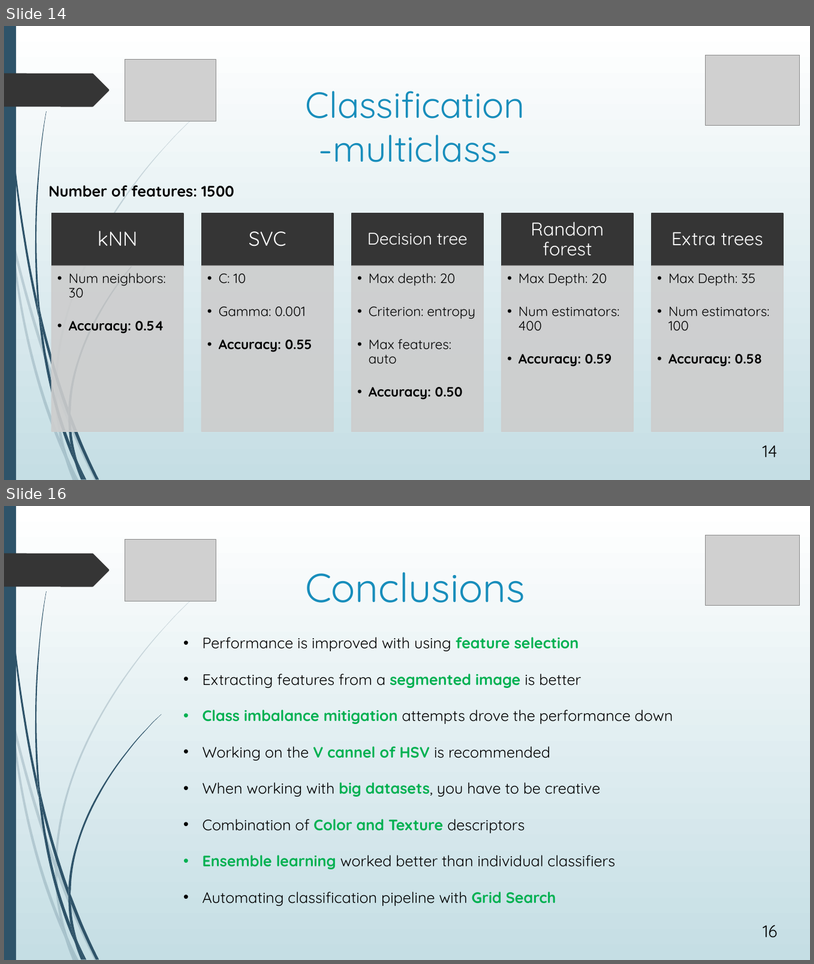
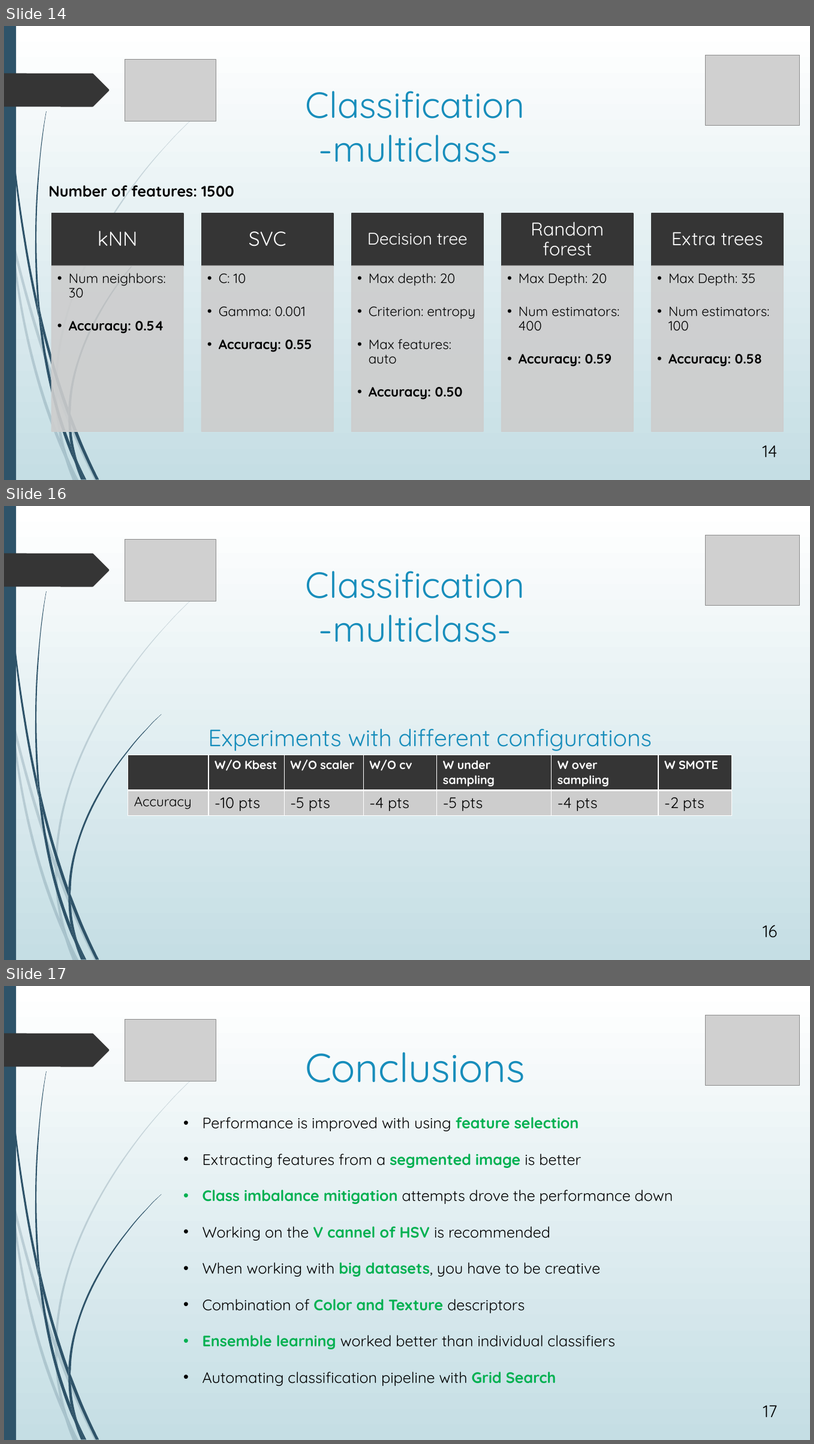
Before and after one commit to avasile96/CAD, a slide deck: Presentation_updated.pptx. Shown one above the other, each under a label of ours: slides 14 and 16 before the commit, slides 14, 16 and 17 after it; the slides between them are not shown. The pictures are 814x964 and 814x1444 pixels, drawn with LibreOffice and Linux fonts; fonts in the diff are those of the drawing; grey boxes stand for pictures. Boxes give left, top, right and bottom in pixels: in the first picture for what was removed or moved away, otherwise in the second. Text is boxed around its words. In the diff, an @@ line names an element or a change of style, - is before the commit and + after.

```diff
--- a/Presentation_updated.pptx
+++ b/Presentation_updated.pptx
@@ slide 16 added at (4, 506, 810, 960), background gradient #FFFFFF to #C5DEE5; not listed: 24 template elements that a slide beside it also shows @@
@@ picture added at (125, 539, 216, 601) @@
@@ picture added at (706, 535, 800, 606) @@
@@ title added at (306, 571, 525, 642), 43.2 pt, text #178DBB @@
+Classification
+-multiclass-
@@ text added at (208, 729, 652, 751), 28 pt, text #178DBB @@
+Experiments with different configurations
@@ table added at (128, 754, 732, 813), 2 rows, 7 columns @@
+ | W/O Kbest | W/O scaler | W/O cv | W under sampling | W over sampling | W SMOTE
+Accuracy | -10 pts | -5 pts | -4 pts | -5 pts | -4 pts | -2 pts
@@ page number added at (763, 925, 777, 937), 20 pt, text #000000 @@
+16
@@ what was slide 16 is now slide 17 @@
@@ page number at (764, 1405, 778, 1417): text changed @@
-16
+17
```
Also in this commit, not shown: 1 slide changed, 1 other file.
